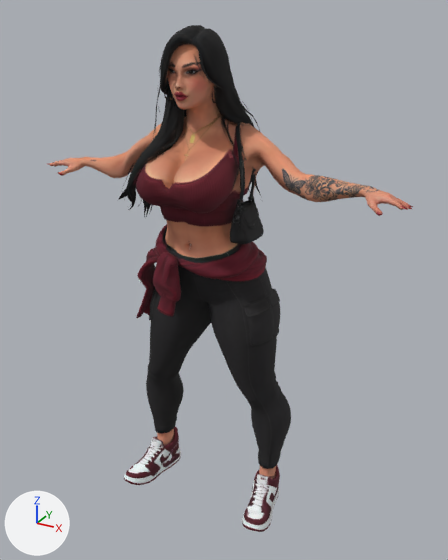
Renders of the glTF model assets/npcs/roseane-alencar.glb from each side of a commit.
Camera for both pictures: a 50 mm lens placed at (0.982, -1.627, 0.868), pointed at (0.05, 0.067, 0.02). The lights are fixed; the arrows at lower left show +X, +Y and +Z. The picture after the commit comes second. Where no turn or scale is listed for an object, it has been applied to the vertices. Vertices at exactly the same position are counted once.

Names of what the first picture shows: 'roseane-alencar'.
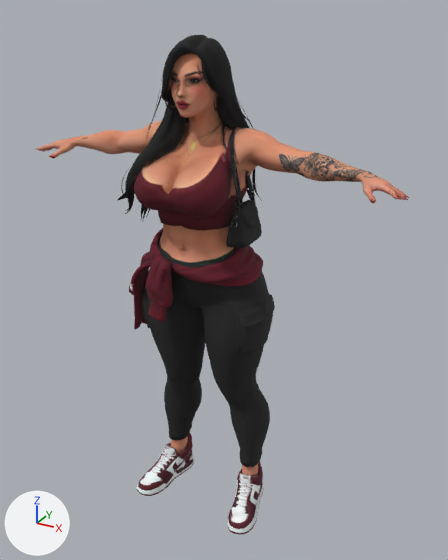
Scene script edits in JSON lines:
```json
{"block": "me_roseane_alencar", "where": "# used by ob_roseane_alencar; location = (0.0, 0.0, 0.0)"}
{"op": "remove", "block": "me_roseane_alencar", "code": "me_roseane_alencar.from_pydata(...)  # 11863 vertices, 23362 faces; spans x -0.65..0.65, y -0.2..0.23, z -0.89..0.82"}
{"op": "add", "block": "me_roseane_alencar", "code": "me_roseane_alencar.from_pydata(...)  # 11863 vertices, 23362 faces; spans x -0.65..0.65, y -0.2..0.19, z -0.87..0.8"}
{"block": "me_roseane_alencar", "change": "me_roseane_alencar part 1: the loose piece of 726 vertices spanning x -0.32..-0.19, y -0.13..0.16, z -0.89..-0.71 is multiplied about its middle by the matrix ((1.001, 0.029, 0.04), (-0.024, 0.987, -0.055), (-0.019, 0.095, 0.976)), then moved by (0.08, -0.02, 0.0)"}
{"block": "me_roseane_alencar", "change": "me_roseane_alencar part 2: the loose piece of 708 vertices spanning x 0.17..0.3, y -0.12..0.17, z -0.88..-0.7 is multiplied about its middle by the matrix ((1.001, -0.029, -0.039), (0.022, 0.991, -0.054), (0.02, 0.091, 0.973)), then moved by (-0.05, -0.03, 0.0)"}
{"block": "me_roseane_alencar", "change": "me_roseane_alencar part 3: the loose piece of 204 vertices spanning x 0.12..0.2, y -0.07..0.1, z 0.2..0.32 is multiplied about its middle by the matrix ((1.006, 0.009, 0.001), (0.051, 1.041, 0.132), (0.21, 0.036, 1.095)), then moved by (0.0, -0.01, 0.0)"}
{"block": "me_roseane_alencar", "change": "me_roseane_alencar part 4: the loose piece of 72 vertices spanning x 0.05..0.08, y -0.04..-0.01, z 0.62..0.66 is moved by (0.0, 0.01, -0.02)"}
{"block": "me_roseane_alencar", "change": "me_roseane_alencar part 5: 9670 of 11863 vertices moved; they spanned x -0.65..0.65, y -0.2..0.23, z -0.72..0.82 and now span x -0.65..0.65, y -0.2..0.19, z -0.7..0.8; mean shift (0.0, -0.02, 0.0); largest move (-0.17, 0.09, -0.44) -> (-0.07, 0.08, -0.42)"}
{"block": "me_roseane_alencar", "change": "other edits to the shape of me_roseane_alencar do not show in these pictures"}
```

What differs and where, as boxes (x1, y1, x2, y2) in the pictures (448 x 560 px; the box of a moved part takes in the faces that stretch with it):
```json
{"object": "roseane-alencar", "change": "reshaped", "before": [48, 25, 413, 532], "after": [37, 35, 409, 534]}
{"part": 1, "of": "me_roseane_alencar", "change": "moved or reshaped", "before": [124, 427, 181, 485], "after": [137, 433, 194, 496]}
{"part": 2, "of": "me_roseane_alencar", "change": "moved or reshaped", "before": [242, 465, 280, 532], "after": [227, 462, 264, 534]}
{"part": 3, "of": "me_roseane_alencar", "change": "moved or reshaped", "before": [230, 200, 264, 244], "after": [226, 200, 262, 248]}
{"part": 4, "of": "me_roseane_alencar", "change": "moved or reshaped", "before": [212, 85, 216, 103], "after": [214, 94, 217, 111]}
{"part": 5, "of": "me_roseane_alencar", "change": "moved or reshaped", "before": [48, 25, 413, 469], "after": [37, 35, 409, 467]}
```
